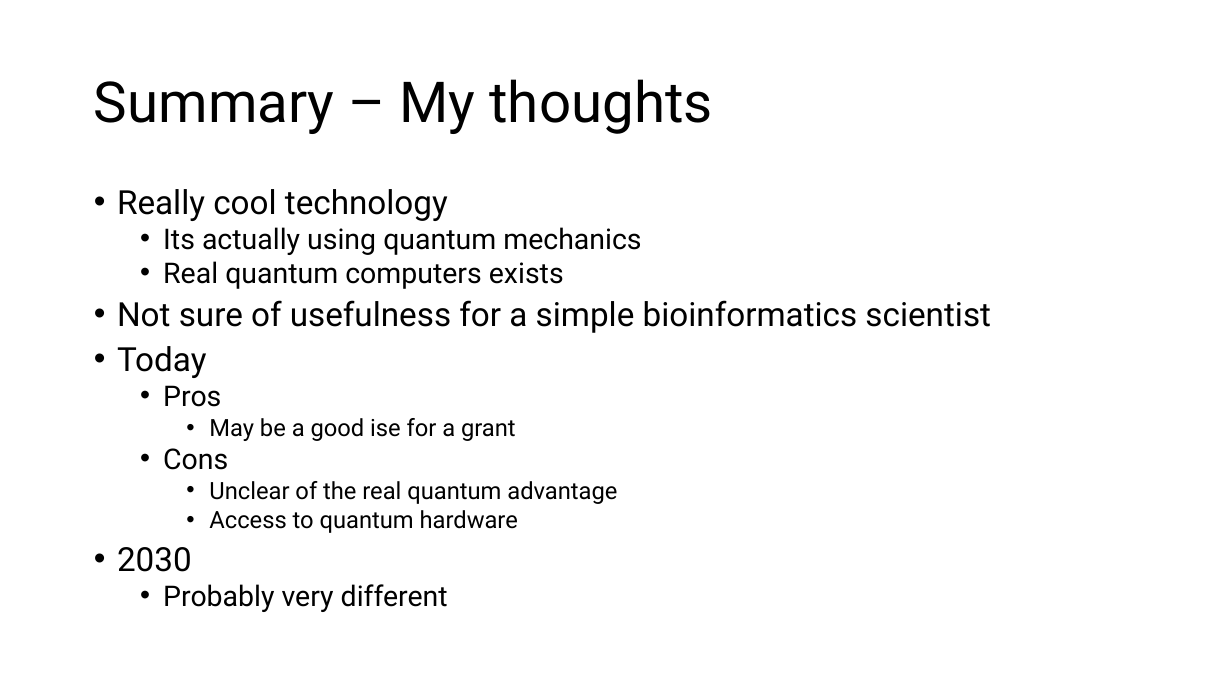
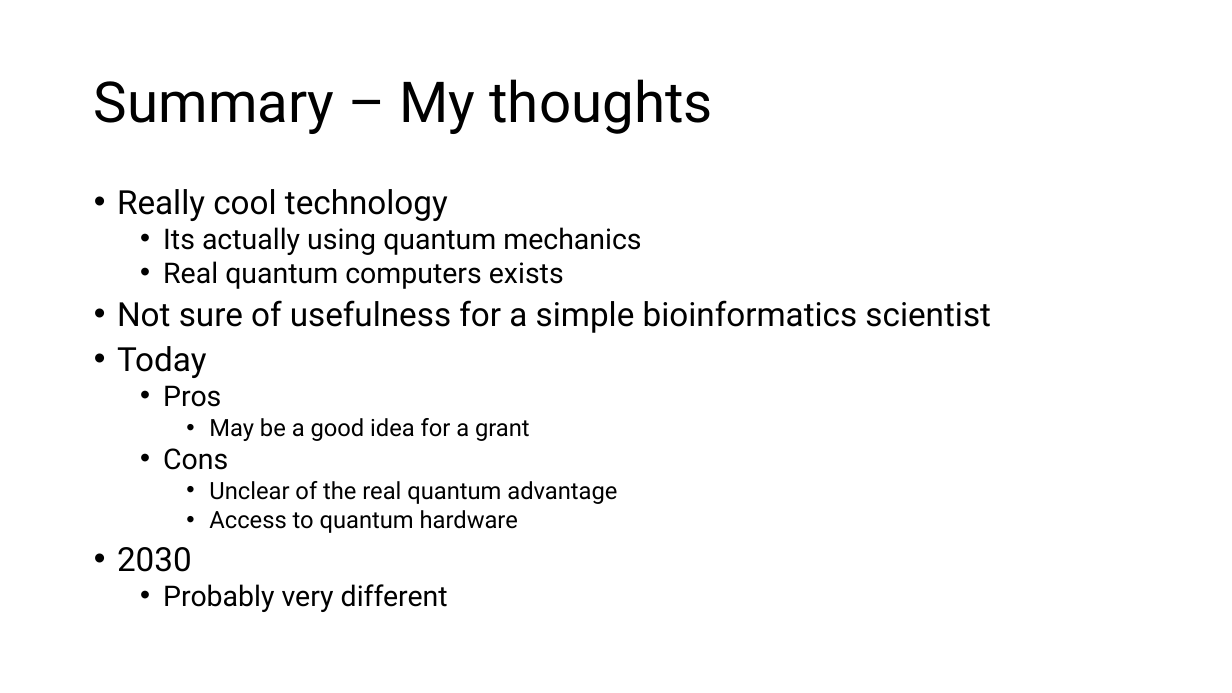
Before and after one commit to aebergl/Presentations, a slide deck: slide 26 of QuantumComputing.pptx. Drawn at 1232x693 pixels with LibreOffice and Linux fonts; fonts in the diff are those of the drawing. Boxes give left, top, right and bottom in pixels: in the first picture for what was removed or moved away, otherwise in the second. Text is boxed around its words. In the diff, an @@ line names an element or a change of style, - is before the commit and + after.

```diff
--- a/QuantumComputing.pptx
+++ b/QuantumComputing.pptx
@@ text at (209,418,530,441): text changed @@
-    • May be a good ise for a grant
+    • May be a good idea for a grant
```
Also in this commit, not shown: 1 other slide changed.
